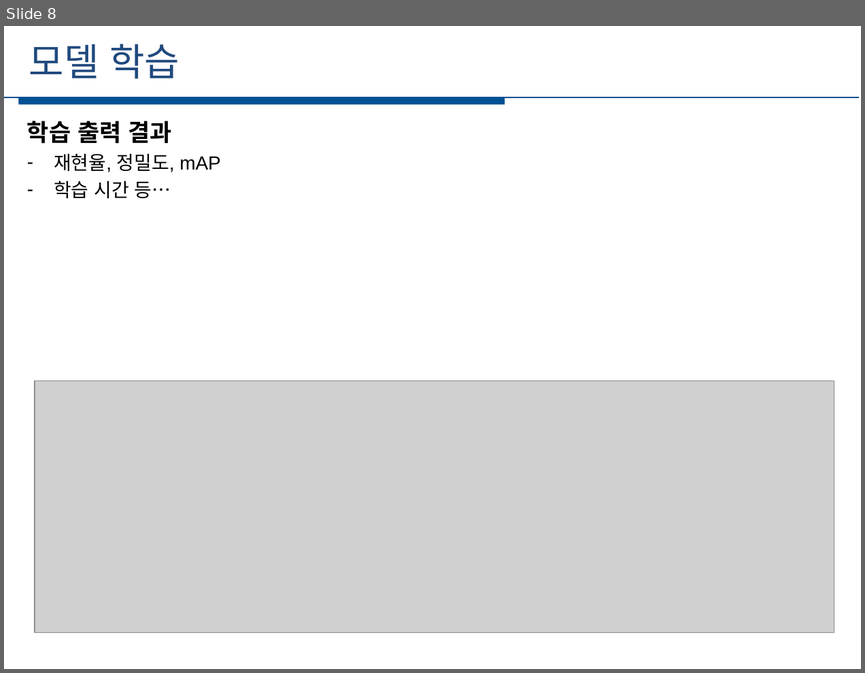
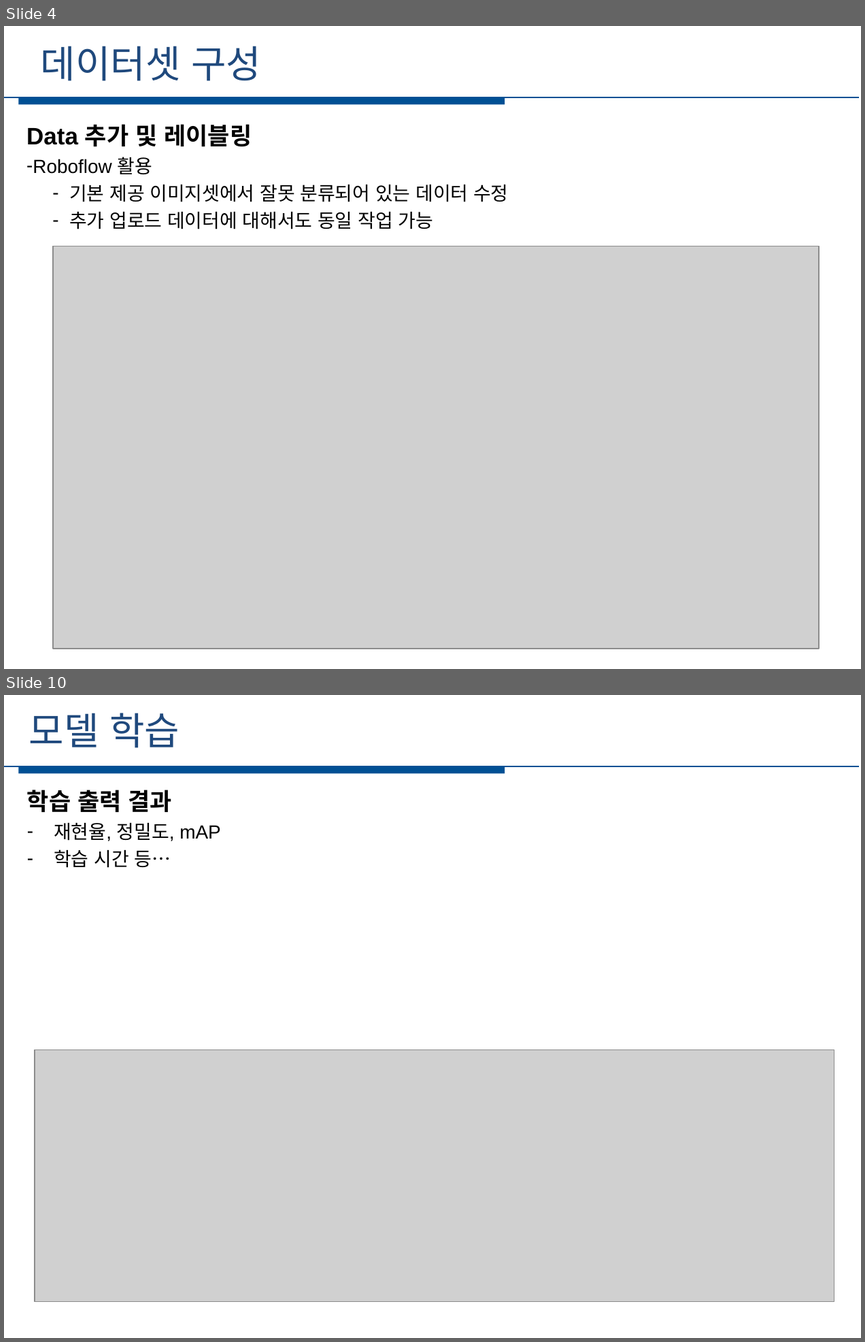
Before and after one commit to jun4879/cbnu_22_1_capstone, a slide deck: final_project/최종 발표/캡스톤 기말 프로젝트 21-6조.pptx. Shown one above the other, each under a label of ours: slide 8 before the commit, slides 4 and 10 after it; the slides between them are not shown. The pictures are 865x673 and 865x1342 pixels, drawn with LibreOffice and Linux fonts; fonts in the diff are those of the drawing; grey boxes stand for pictures. Boxes give left, top, right and bottom in pixels: in the first picture for what was removed or moved away, otherwise in the second. Text is boxed around its words. In the diff, an @@ line names an element or a change of style, - is before the commit and + after.

```diff
--- a/final_project/최종 발표/캡스톤 기말 프로젝트 21-6조.pptx
+++ b/final_project/최종 발표/캡스톤 기말 프로젝트 21-6조.pptx
@@ slide 4 added at <box>4,26,861,669</box>, background #FFFFFF @@
@@ text added at <box>41,46,261,81</box>, 32 pt, text #1F497D @@
+데이터셋 구성
@@ line added from (4, 97) to (858, 97), #005094 1.25 pt @@
@@ rectangle added at <box>18,97,504,104</box>, fill #005094 @@
@@ text added at <box>61,97,184,130</box>, 28 pt, text #FFFFFF @@
+세부일정
@@ text added at <box>26,124,508,229</box>, 16 pt, text #000000 @@
+Data 추가 및 레이블링
+  – Roboflow 활용
+    – 기본 제공 이미지셋에서 잘못 분류되어 있는 데이터 수정
+    – 추가 업로드 데이터에 대해서도 동일 작업 가능
@@ picture added at <box>53,246,819,649</box> @@
@@ what was slide 8 is now slide 10 @@
```
Also in this commit, not shown: 5 slides changed, 1 other slide added, 28 other files.
